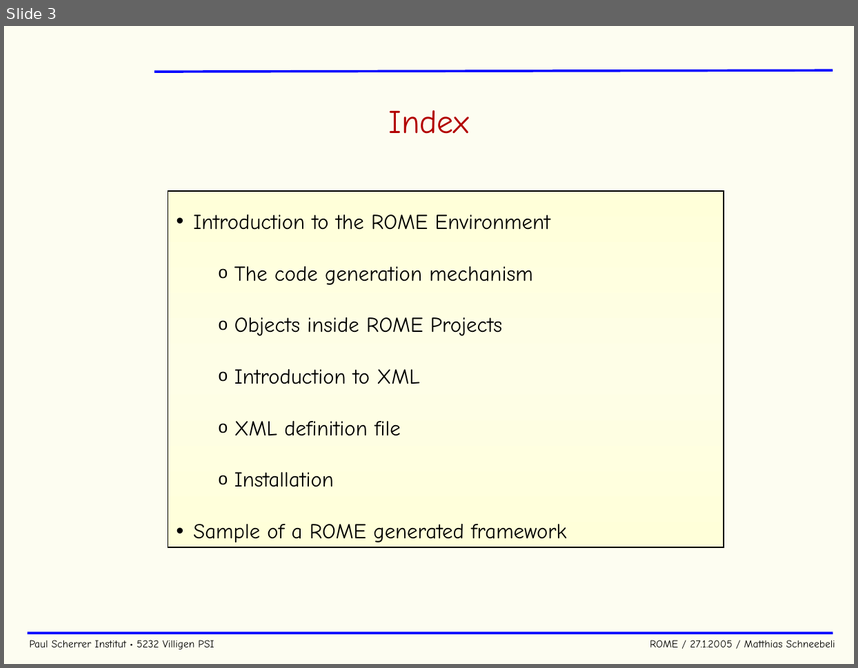
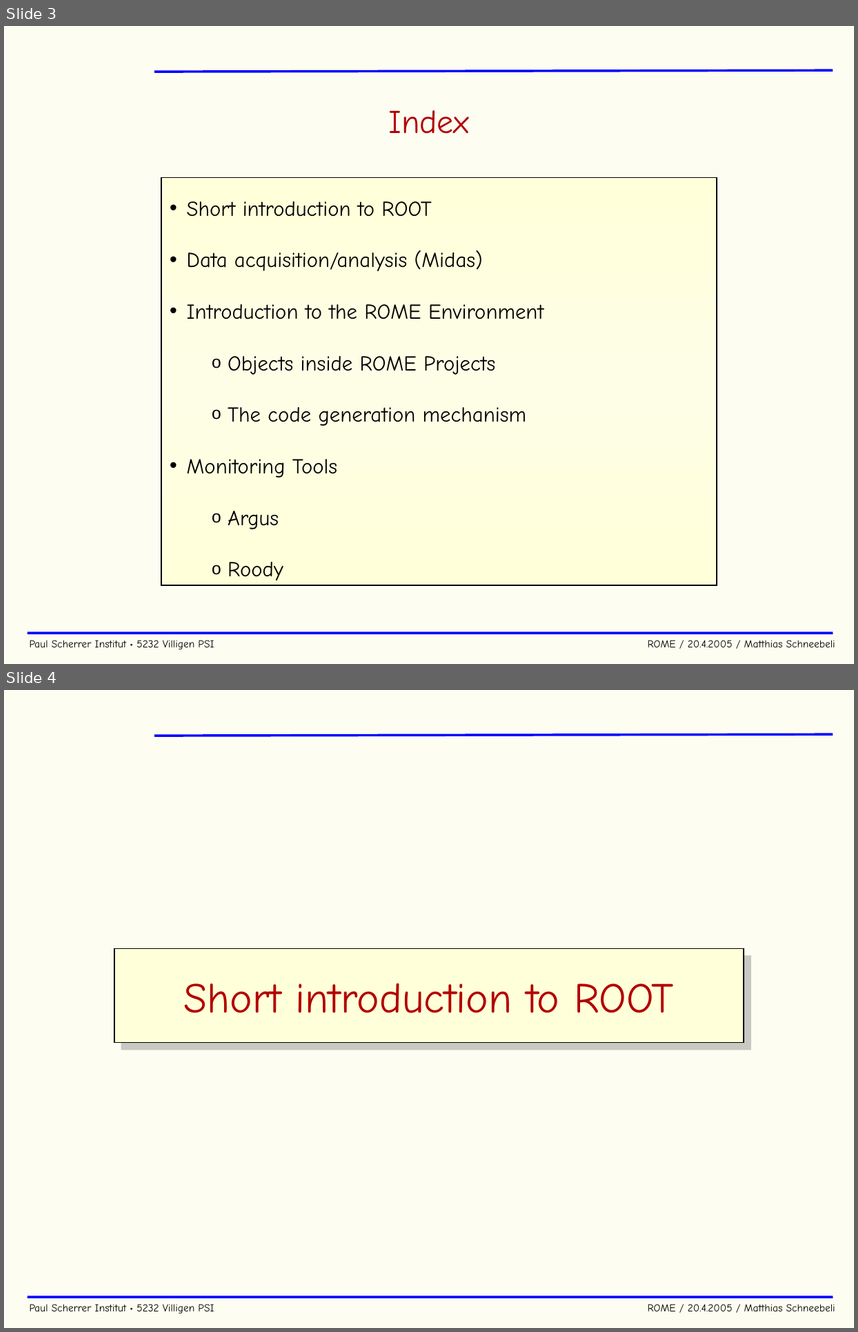
Before and after one commit to cjpl/rome, a slide deck: documentation/ROME.ppt. Shown one above the other, each under a label of ours: slide 3 before the commit, slides 3 and 4 after it. The pictures are 858x668 and 858x1332 pixels, drawn with LibreOffice and Linux fonts; fonts in the diff are those of the drawing; background and template pictures are left out. Boxes give left, top, right and bottom in pixels: in the first picture for what was removed or moved away, otherwise in the second. Text is boxed around its words. In the diff, an @@ line names an element or a change of style, - is before the commit and + after.

```diff
--- a/documentation/ROME.ppt
+++ b/documentation/ROME.ppt
@@ slide 4 added at [4, 690, 854, 1328], background #FDFDF1; not listed: 3 template elements that a slide beside it also shows @@
@@ rectangle added at [114, 949, 744, 1042], fill #FFFFD9, outline #000000 0.74 pt, 36 pt, text #B20000 @@
+Short introduction to ROOT
@@ slide 3 changed as well @@
@@ rectangle "Short introduction to ROOT": place and size @@
-rectangle "Short introduction to ROOT" at [168, 191, 724, 547]
+rectangle "Short introduction to ROOT" at [161, 177, 717, 586]
@@ text in rectangle at [187, 201, 483, 271]: paragraphs added @@
+• Short introduction to ROOT
+• Data acquisition/analysis (Midas)
@@ text in rectangle at [228, 356, 495, 374]: paragraph added @@
+  o Objects inside ROME Projects
@@ text in rectangle at [187, 459, 337, 580]: text changed @@
-  o Objects inside ROME Projects
-  o Introduction to XML
-  o XML definition file
-  o Installation
-• Sample of a ROME generated framework
+• Monitoring Tools
+  o Argus
+  o Roody
@@ text at [30, 639, 835, 649]: text changed @@
-Paul Scherrer Institut • 5232 Villigen PSI ROME / 27.1.2005 / Matthias Schneebeli
+Paul Scherrer Institut • 5232 Villigen PSI ROME / 20.4.2005 / Matthias Schneebeli
```
Also in this commit, not shown: 38 other slides changed, 16 other slides added, 1 slide removed, 1 other file.
